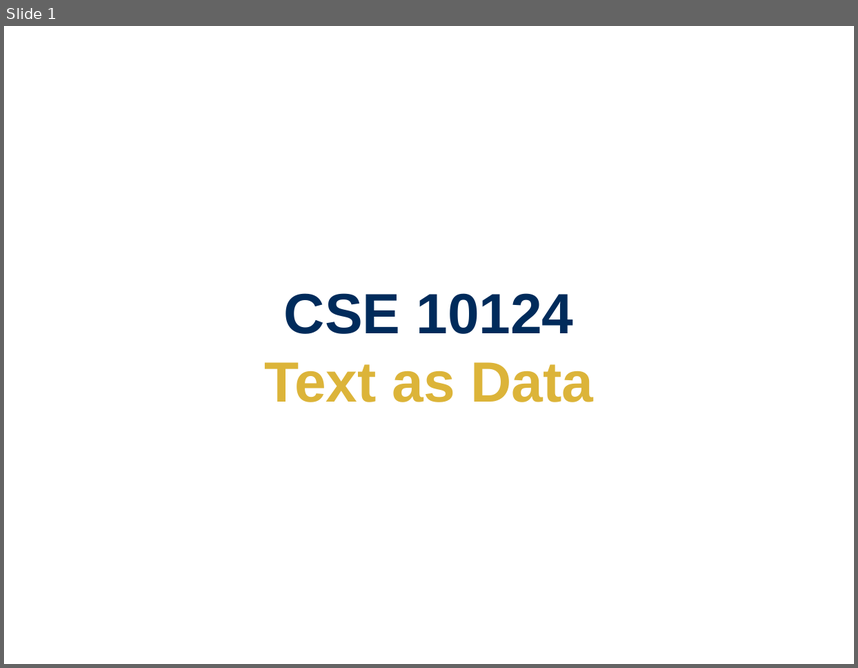
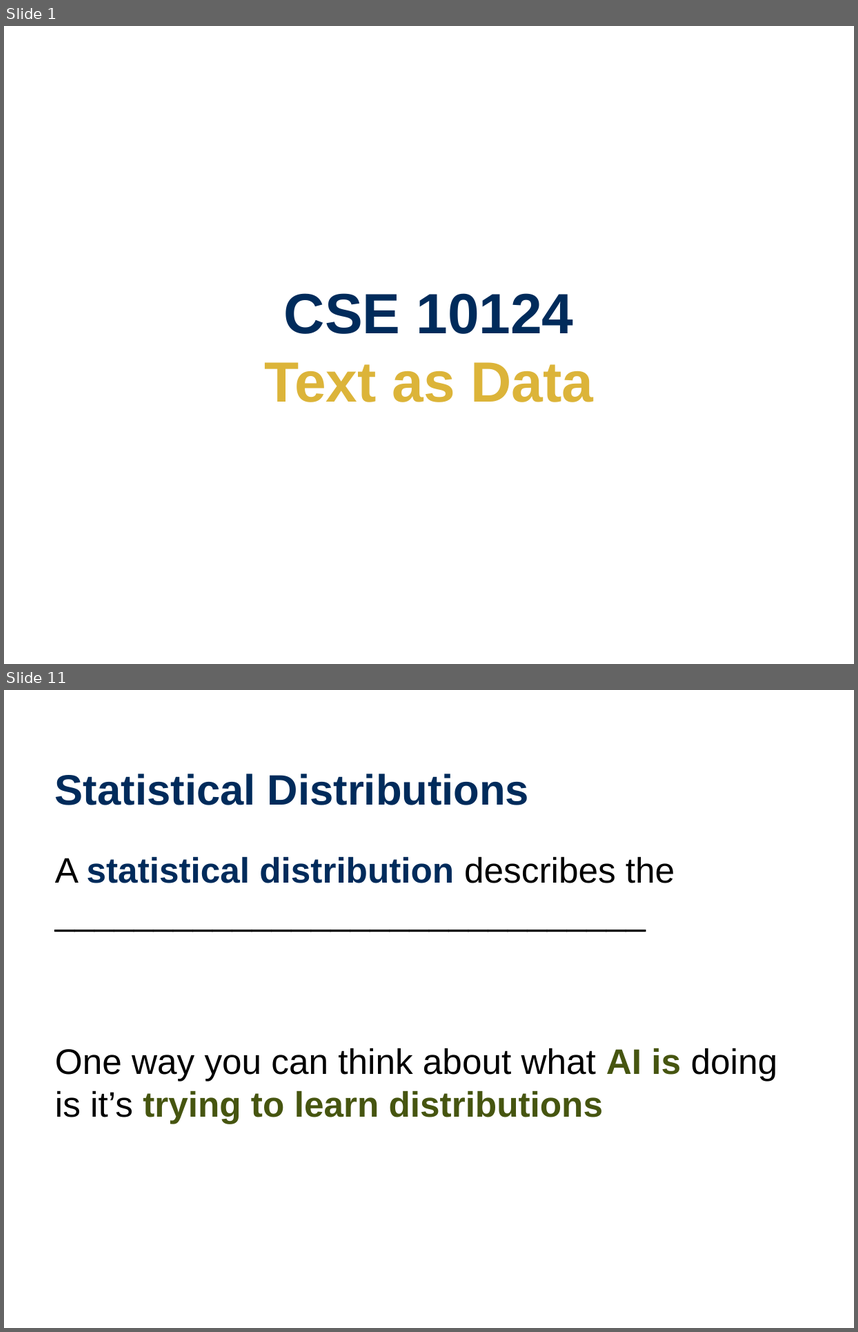
Before and after one commit to wtheisen/nd-cse-10124-lectures, a slide deck: Blank/Lecture_01_ Text_as_Data.pptx. Shown one above the other, each under a label of ours: slide 1 before the commit, slides 1 and 11 after it; the slides between them are not shown. The pictures are 858x668 and 858x1332 pixels, drawn with LibreOffice and Linux fonts; fonts in the diff are those of the drawing. Boxes give left, top, right and bottom in pixels: in the first picture for what was removed or moved away, otherwise in the second. Text is boxed around its words. In the diff, an @@ line names an element or a change of style, - is before the commit and + after.

Commit message:
Trying to have auto-slide-image-serving

```diff
--- a/Blank/Lecture_01_ Text_as_Data.pptx
+++ b/Blank/Lecture_01_ Text_as_Data.pptx
@@ slide 11 added at [4, 690, 854, 1328], background #FFFFFF @@
@@ title added at [55, 773, 529, 805], 36 pt, text #002B5B, bold @@
+Statistical Distributions
@@ text added at [55, 856, 778, 1123], 30 pt, text #000000 @@
+A statistical distribution describes the ______________________________
+One way you can think about what AI is doing is it’s trying to learn distributions
```
Also in this commit, not shown: 4 slides changed, 24 other slides added, 3 slides removed, 3 other files.
